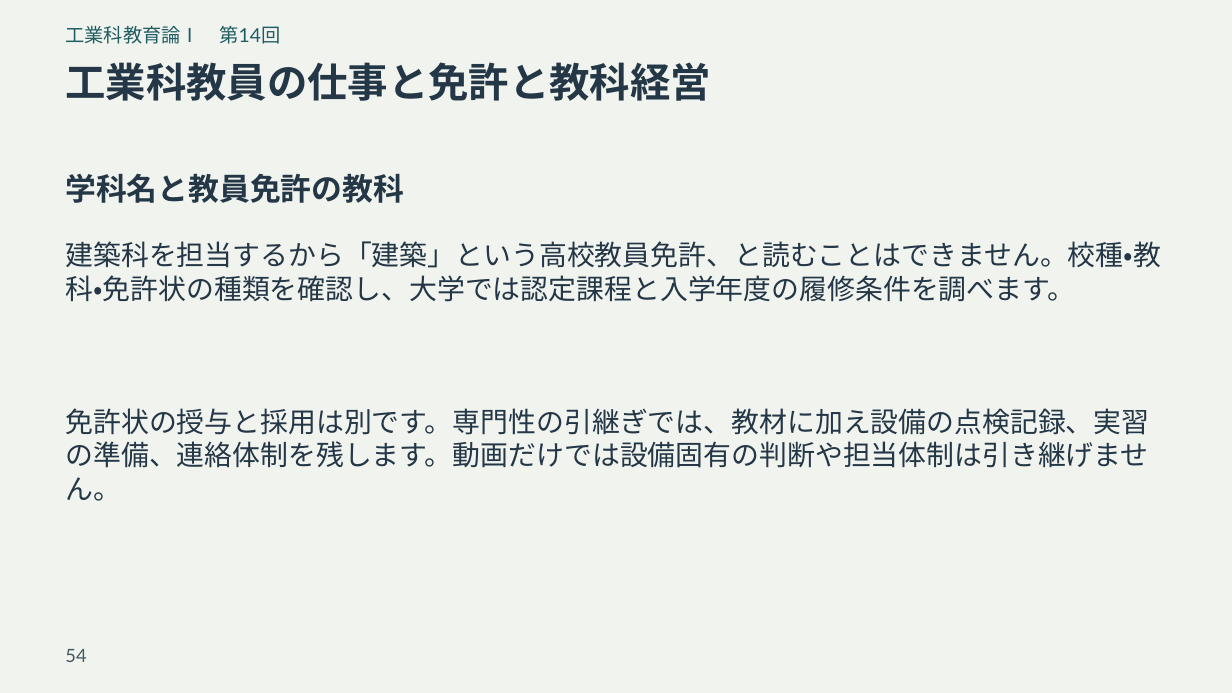
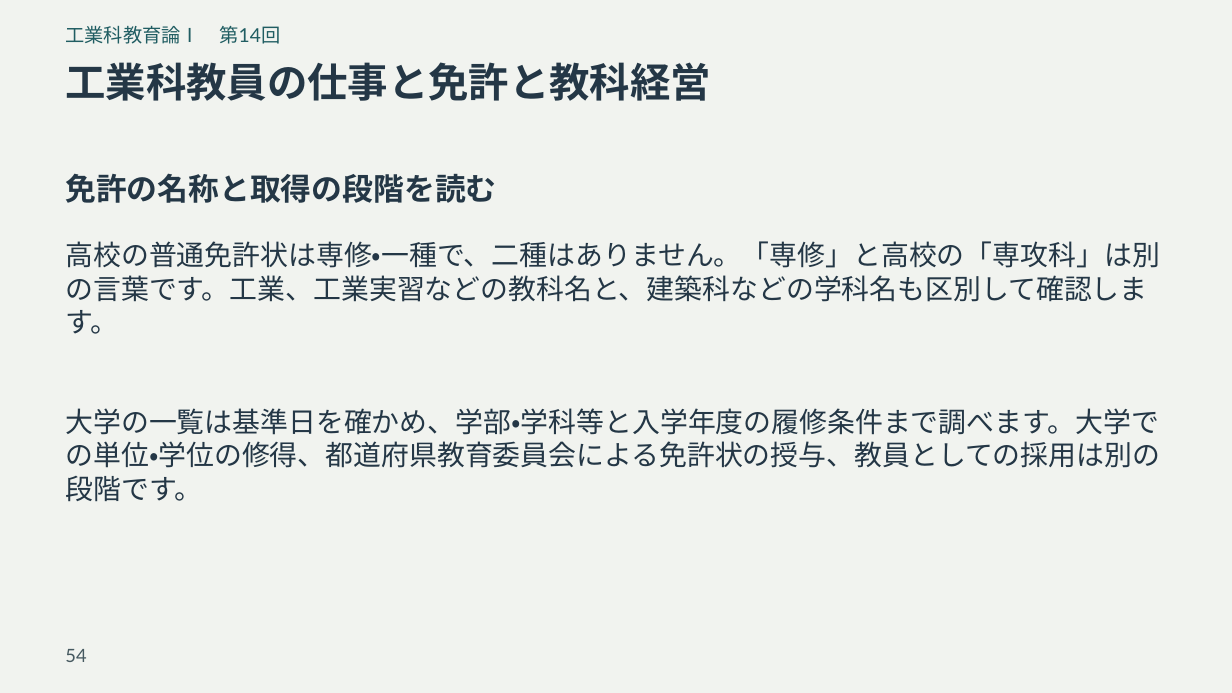
Before and after one commit to zooc-14calbp/industrial-education-i, a slide deck: slide 54 of reorganized/20261105/expanded/slides.pptx. Drawn at 1232x693 pixels with LibreOffice and Linux fonts; fonts in the diff are those of the drawing. Boxes give left, top, right and bottom in pixels: in the first picture for what was removed or moved away, otherwise in the second. Text is boxed around its words. In the diff, an @@ line names an element or a change of style, - is before the commit and + after.

```diff
--- a/reorganized/20261105/expanded/slides.pptx
+++ b/reorganized/20261105/expanded/slides.pptx
@@ text at <box>65,173,496,203</box>: text changed @@
-学科名と教員免許の教科
+免許の名称と取得の段階を読む
@@ text at <box>65,241,1159,334</box>: text changed @@
-建築科を担当するから「建築」という高校教員免許、と読むことはできません。校種・教科・免許状の種類を確認し、大学では認定課程と入学年度の履修条件を調べます。
+高校の普通免許状は専修・一種で、二種はありません。「専修」と高校の「専攻科」は別の言葉です。工業、工業実習などの教科名と、建築科などの学科名も区別して確認します。
@@ text at <box>65,408,1160,502</box>: text changed @@
-免許状の授与と採用は別です。専門性の引継ぎでは、教材に加え設備の点検記録、実習の準備、連絡体制を残します。動画だけでは設備固有の判断や担当体制は引き継げません。
+大学の一覧は基準日を確かめ、学部・学科等と入学年度の履修条件まで調べます。大学での単位・学位の修得、都道府県教育委員会による免許状の授与、教員としての採用は別の段階です。
```
Also in this commit, not shown: 4 other slides changed, 12 other files.
